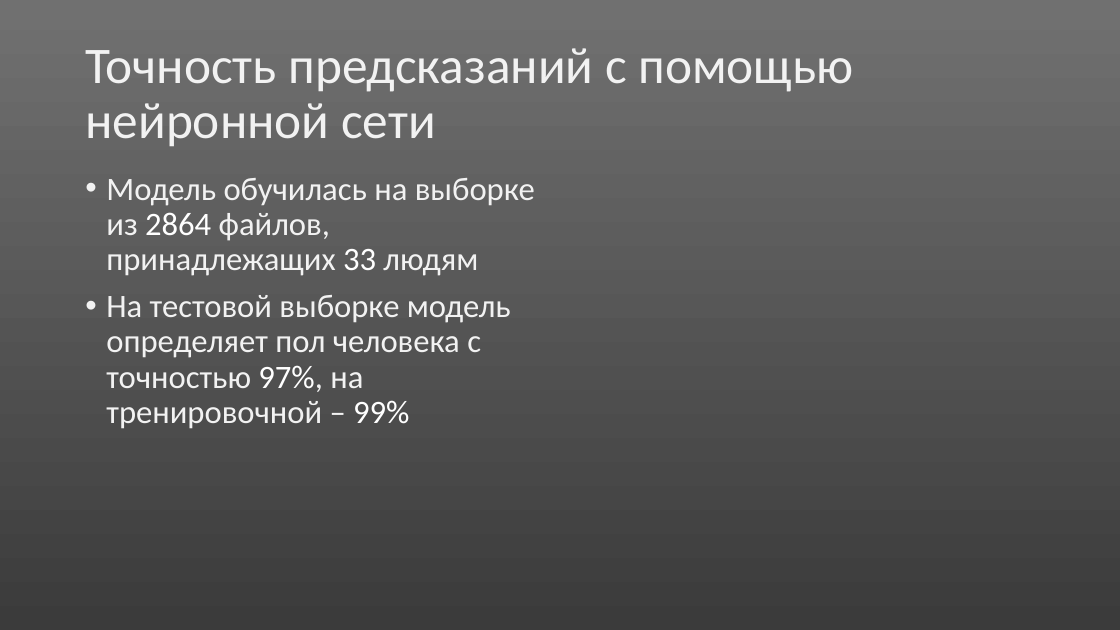
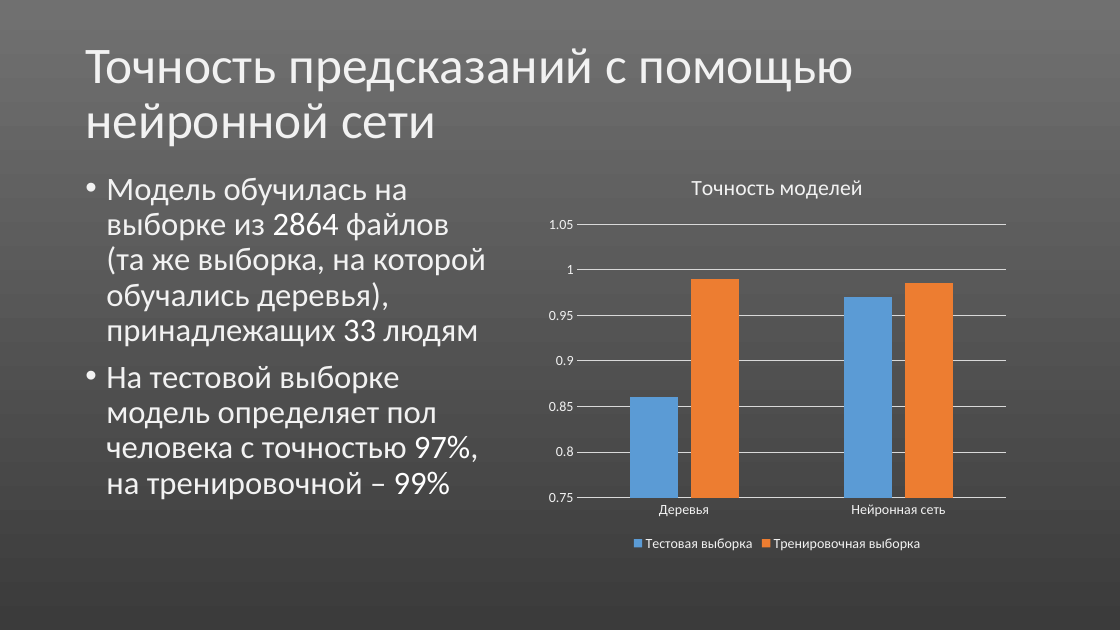
Before and after one commit to abrikos110/school-bla, a slide deck: slide 11 of presentations/voice-rec.pptx (slide 9 before the commit). Drawn at 1120x630 pixels with LibreOffice and Linux fonts; fonts in the diff are those of the drawing. Boxes give left, top, right and bottom in pixels: in the first picture for what was removed or moved away, otherwise in the second. Text is boxed around its words. In the diff, an @@ line names an element or a change of style, - is before the commit and + after.

```diff
--- a/presentations/voice-rec.pptx
+++ b/presentations/voice-rec.pptx
@@ text at [106,178,486,347]: text changed @@
-• Модель обучилась на выборке из 2864 файлов, принадлежащих 33 людям
+• Модель обучилась на выборке из 2864 файлов (та же выборка, на которой обучались деревья), принадлежащих 33 людям
@@ column chart added at [539,155,1016,555] @@
+title "Точность моделей "
+categories: Деревья, Нейронная сеть
+Тестовая выборка: 0.86, 0.97
+Тренировочная выборка: 0.99, 0.99
```
Also in this commit, not shown: 5 other slides changed, 8 slides added, 1 slide removed.
